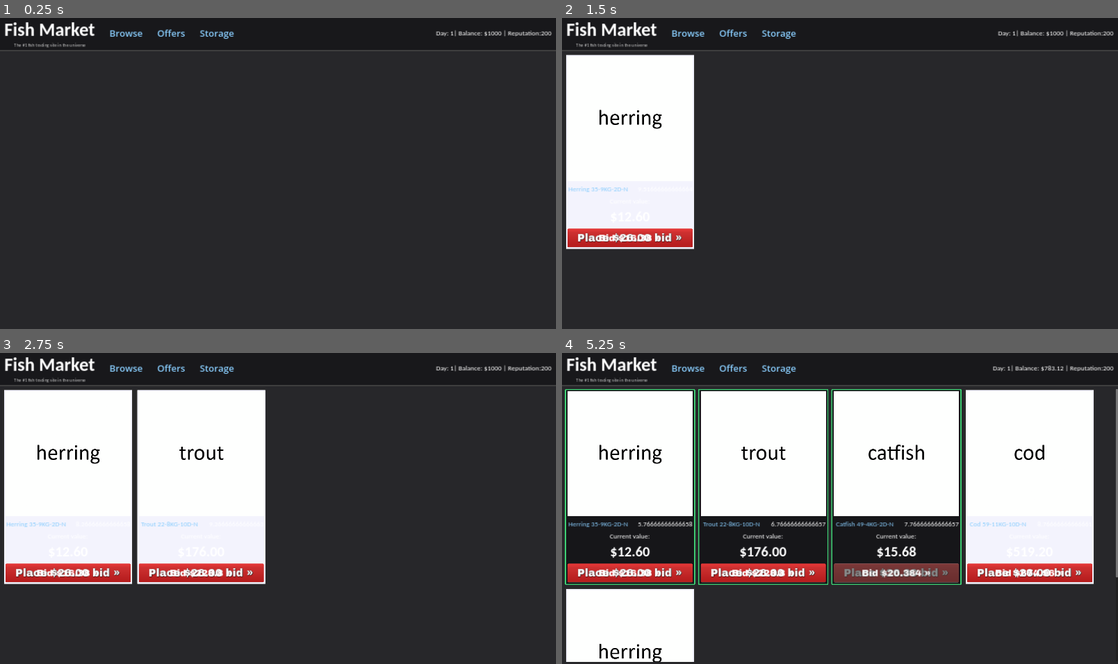
Above: before the commit, frames 1-4 (two rows, left to right).
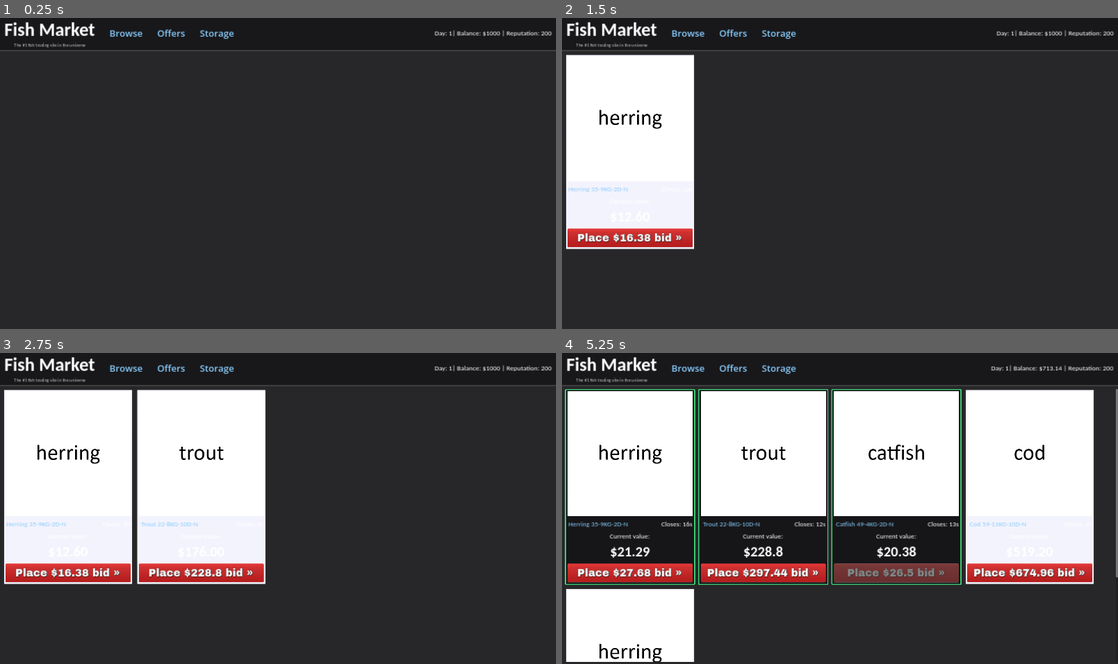
Above: after the commit, the same moments.

Repository: nirefi/fish
Game: Godot game, scene res://scenes/main.tscn
Same seed, same stepped clock (60 frames per second), same inputs: the game is played once before the commit and once after it.
Inputs (mouse positions are in pixels of both pictures, inside the frame that each line leads up to):
- Up to frame 1 (0.25 s): no input
- Up to frame 2 (1.5 s): click "Browse" at 0.5 s; click "Offers" at 1.25 s
- Up to frame 3 (2.75 s): click "Storage" at 2 s
- Up to frame 4 (5.25 s): click (628, 573) at 2.75 s, where only the run before the commit has a clickable "Bid $16.38 »"; click (628, 573) at 3.52 s; click (762, 573) at 4.25 s, where only the run before the commit has a clickable "Bid $228.8 »"; click (895, 573) at 5 s, where only the run before the commit has a clickable "Bid $20.384 »"

The runs differ from the first frame. In frame 1, 0.2% of the frame differs, in the area x 78-99%, y 3-7%; in frame 2, 0.3%; in frame 3, 0.5%; in frame 4, 2.2%, in the area x 6-100%, y 3-73%.

Commit message:
inventory

Diff:
--- a/scenes/item.tscn
+++ b/scenes/item.tscn
@@ -137,4 +137,9 @@
 one_shot = true
 autostart = true
 
+[node name="PanelDisabled" type="PanelContainer" parent="."]
+visible = false
+layout_mode = 2
+
 [connection signal="pressed" from="MarginContainer/VBoxContainer/BidButtonContainer/BidButton" to="." method="_on_bid_button_pressed"]
+[connection signal="timeout" from="ItemTime" to="." method="_on_item_time_timeout"]
--- a/scenes/main.tscn
+++ b/scenes/main.tscn
@@ -152,3 +152,5 @@
 offset_bottom = 957.0
 
 [connection signal="pressed" from="VBoxContainer/PanelContainer/MarginContainer/HBoxContainer/BrowseButton" to="." method="_on_browse_button_pressed"]
+[connection signal="pressed" from="VBoxContainer/PanelContainer/MarginContainer/HBoxContainer/OffersButton" to="." method="_on_offers_button_pressed"]
+[connection signal="pressed" from="VBoxContainer/PanelContainer/MarginContainer/HBoxContainer/StorageButton" to="." method="_on_storage_button_pressed"]
--- a/scripts/auction_generator.gd
+++ b/scripts/auction_generator.gd
@@ -41,7 +41,7 @@
 
 	auction_item_instance.current_bid_value_label.text = "$%.02f" % auction_item_instance.price_value
 
-	auction_item_instance.bid_button.text = "Bid $" + str(auction_item_instance.price_value * 1.3) + " »"
+	auction_item_instance.bid_text.text = "Place $" + str(Global.round_place(auction_item_instance.price_value * auction_item_instance.BID_PRICE_MULTIPLIER, 2)) + " bid »"
 func _on_item_spawn_timer_timeout() -> void:
 	create_button()
 
--- a/scripts/global.gd
+++ b/scripts/global.gd
@@ -3,3 +3,8 @@
 var money: float = 1000.00
 var day: int = 1
 var rep: int = 200
+var username: String = "Placeholder"
+var items_held: Array
+
+func round_place(num, places):
+	return (round(num * pow(10, places)) / pow(10, places))
--- a/scripts/item.gd
+++ b/scripts/item.gd
@@ -1,5 +1,6 @@
 extends PanelContainer
 
+# declare variables for nodes
 @onready var item_container: PanelContainer = $"."
 @onready var icon_texture: TextureRect = $MarginContainer/VBoxContainer/IconTexture
 @onready var details_button: Button = $MarginContainer/VBoxContainer/HBoxContainer/DetailsButton
@@ -8,8 +9,12 @@
 @onready var current_bid_label: Label = $MarginContainer/VBoxContainer/VBoxContainer/CurrentBidLabel
 @onready var bid_button: Button = $MarginContainer/VBoxContainer/BidButtonContainer/BidButton
 @onready var item_time: Timer = $ItemTime
+@onready var bid_text: Label = $MarginContainer/VBoxContainer/BidButtonContainer/BidText
+@onready var panel_disabled: PanelContainer = $PanelDisabled
+
+# declare consts and variables
 const ITEM_TOP_BID = preload("res://styles/item_top_bid.tres")
-
+const BID_PRICE_MULTIPLIER: float = 1.3
 var name_value: int
 var quality_value: float
 var size_value: float
@@ -19,13 +24,29 @@
 var bids_array: Array
 var current_bid_price: float
 
-signal bid_pressed
-
 func _on_bid_button_pressed() -> void:
-	if Global.money > price_value:
-		Global.money -= price_value
-		bid_pressed.emit()
+	# if the bids array isnt empty then current_bid_price shouldnt be 0 so its fine to do this
+	if bids_array.size() > 0:
+		current_bid_price *= BID_PRICE_MULTIPLIER
+	else:
+		# current bid price will be 0 so should be the price value multiplied by it
+		current_bid_price = price_value * BID_PRICE_MULTIPLIER
+	# if your money is bigger than or equal to the price of the item
+	if Global.money >= current_bid_price:
+		item_time.start(item_time.time_left + 5)
+		Global.money -= current_bid_price
 		item_container.add_theme_stylebox_override("panel", ITEM_TOP_BID)
+		bid_text.text = "Place $" + str(Global.round_place(current_bid_price * BID_PRICE_MULTIPLIER, 2)) + " bid »"
+		current_bid_value_label.text = "$" + str(Global.round_place(current_bid_price, 2))
+		bids_array.append(Global.username)
 
 func _process(delta: float) -> void:
-	auction_time_label.text = str(item_time.time_left)
+	if item_time.time_left != 0:
+		auction_time_label.text = "Closes: " + str(round(item_time.time_left)) + "s"
+
+func _on_item_time_timeout() -> void:
+	panel_disabled.visible = true
+	auction_time_label.text = "Auction ended!"
+	if bids_array.size() > 0:
+		if bids_array[bids_array.size() -1] == Global.username:
+			Global.items_held.append({"name" = name_value, "quality" = quality_value, "size" = size_value, "expiration" = expiration_value, "special" = special_value, "price" = price_value, "price_bought" = current_bid_price, "bid_history" = bids_array})
--- a/scripts/main.gd
+++ b/scripts/main.gd
@@ -1,16 +1,28 @@
 extends Control
 
 @onready var stats_label: Label = $VBoxContainer/PanelContainer/MarginContainer/StatsLabel
+var current_scene = ["browse", "offers", "storage"]
 
 func _ready() -> void:
 	update_stats()
 
 func _on_browse_button_pressed() -> void:
-	pass # Replace with function body.
+	# set current scene to be browse
+	current_scene[0]
 
 func update_stats():
-	stats_label.text = "Day: " + str(Global.day) + "| Balance: $" + str(Global.money) + " | Reputation:" + str(Global.rep)
+	# set the stats
+	stats_label.text = "Day: " + str(Global.day) + "| Balance: $" + str(Global.round_place(Global.money, 2)) + " | Reputation: " + str(Global.rep)
 
 # TODO LATER: UPDATE STATS BY A SIGNAL SENT WHEN ANY BID BUTTON IS PRESSED AS TO MAKE THIS MORE PERFORMANT
 func _process(delta: float) -> void:
 	update_stats()
+
+
+func _on_storage_button_pressed() -> void:
+	# print the array of dictonary entries which is the storage. will not be adding proper display until finished minimum viable product
+	print(Global.items_held)
+
+
+func _on_offers_button_pressed() -> void:
+	pass # Replace with function body.
